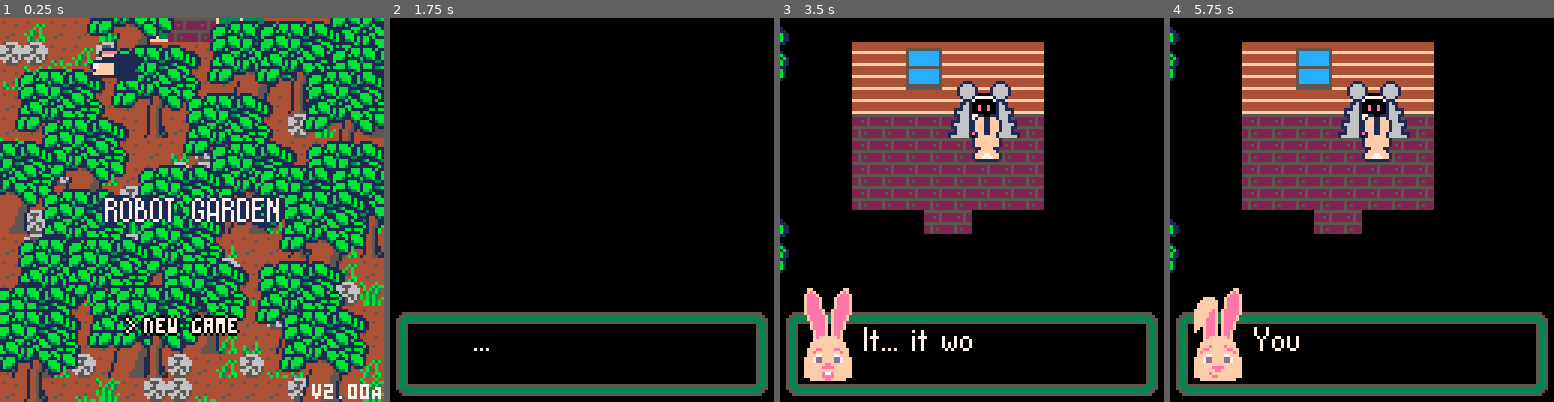
Above: before the commit, frames 1-4 (left to right).
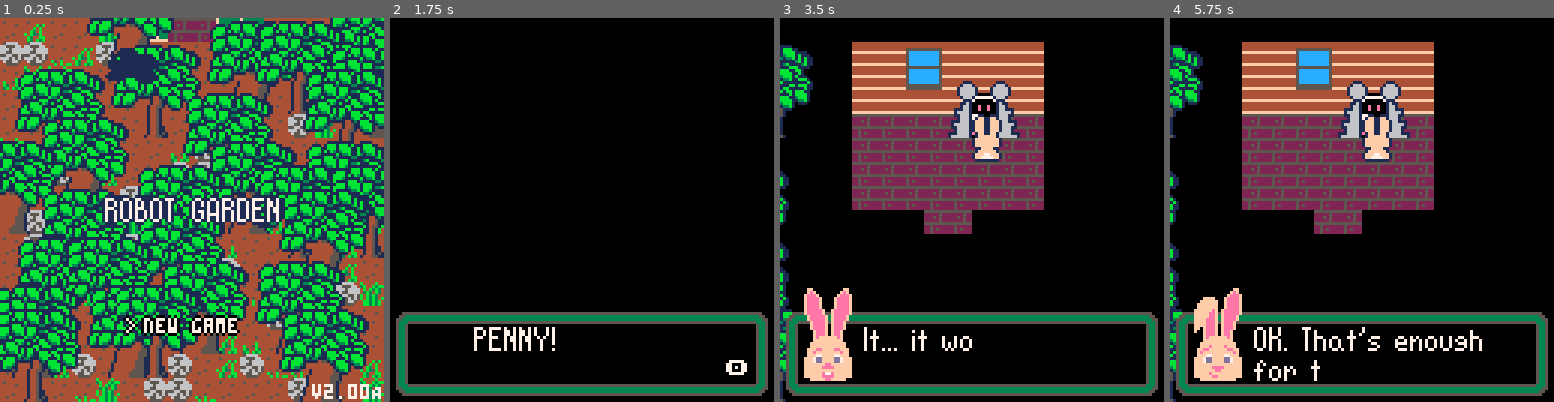
Above: after the commit, the same moments.

Repository: DeCarabas/pico_carts
Game: PICO-8 cartridge robo2.p8
Same seed, same stepped clock (60 frames per second), same inputs: the game is played once before the commit and once after it.
Inputs:
- Up to frame 1 (0.25 s): no input
- Up to frame 2 (1.75 s): tap X (X key) at 0.33, 1.07 s; tap O (Z key) at 0.7, 1.7 s; hold Right from 1.6 s (still down)
- Up to frame 3 (3.5 s): tap X (X key) at 1.85, 2.97 s; release Right at 2.1 s; tap O (Z key) every 0.4 s from 2.1 to 3.3 s; hold Up 2.15-2.42 s; hold Right 2.47-3.03 s; hold Left from 3.08 s (still down)
- Up to frame 4 (5.75 s): release Left at 3.58 s; hold Down 3.63-3.97 s; tap O (Z key) every 0.4 s from 3.7 to 5.7 s; hold Right 4.02-4.68 s; tap X (X key) at 4.08, 5.2 s; hold Up 4.73-5.03 s; hold Left 5.08-5.68 s; hold Down from 5.73 s (still down)

The runs differ from the first frame. In frame 1, 0.6% of the frame differs, in the area x 23-41%, y 7-17%; in frame 2, 0.7%; in frame 3, 2.2%; in frame 4, 3.5%, in the area x 0-82%, y 2-100%.

Commit message:
A much simpler shadow method

Diff:
--- a/robo2.p8
+++ b/robo2.p8
@@ -461,18 +461,22 @@
 end
 
 -- garbage
-tree_shadows=false
-
 function all_colors(x)
-   for i=1,15 do pal(i,x) end
+   for i=0,15 do pal(i,x) end
 end
 
 function draw_tree(t)
-   if tree_shadows then all_colors(0) end
    local tpx,tpy=(t.x-map_left)*8, t.y*8
    spr(t.s, tpx-4, tpy-8,2,2)
    spr(202, tpx-12,tpy-24,4,4)
-   pal()
+end
+
+function intersect_tree(px,py)
+   for t in all(trees) do
+      if abs(px-t.x)<2 and abs(py-t.y+2)<2 then
+         return true
+      end
+   end
 end
 
 flower_sy=88
@@ -1300,12 +1304,16 @@
     dd[1](dd[2])
   end
 
-  if not tree_shadows then
+  -- draw things behind trees in shadow
+  if intersect_tree(penny.x,penny.y) then
+     all_colors(1)
+     draw_penny()
+  end
+  if intersect_tree(px,py) then
      all_colors(1)
      draw_player()
-     draw_penny()
-     pal()
-  end
+  end
+  pal()
 
   -- now rain and stuff
   draw_weather()
@@ -1352,25 +1360,7 @@
   -- to do a blackout.)
   cls(0)
   if not blank_screen then
-     -- render a frame with all good colors but holes for trees
-     tree_shadows=true
      draw_game()
-     memcpy(0x8000,0x6000,0x2000) -- screenshot with holes for trees
-
-     -- now render the frame with all the trees, but penny and robo are in shadow
-     tree_shadows=false
-     draw_game()
-
-     memcpy(0,0x8000,0x2000) -- copy screenshot to sprite sheet
-
-     -- now copy the original render over the new render. the trees were holes,
-     -- so the trees we rendered in the second pass are the only thing that is
-     -- retained. *also* if penny or robo were behind trees, then they will *also*
-     -- be retained, but as shadows. this also has the nice effect of doing pixel-
-     -- accurate clipping, for partial shadowing.
-     sspr(0,0,128,128,0,0)
-
-     reload(0,0,0x2000) -- reload spritesheet
   end
 
   -- the little box where people
